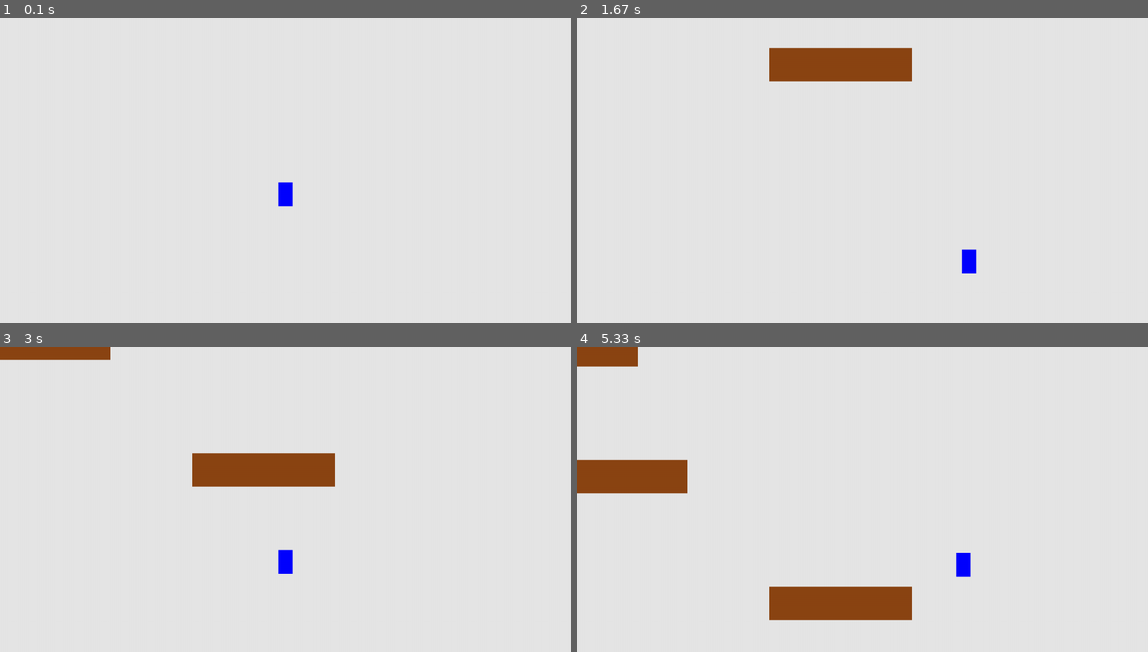
Above: before the commit, frames 1-4 (two rows, left to right).
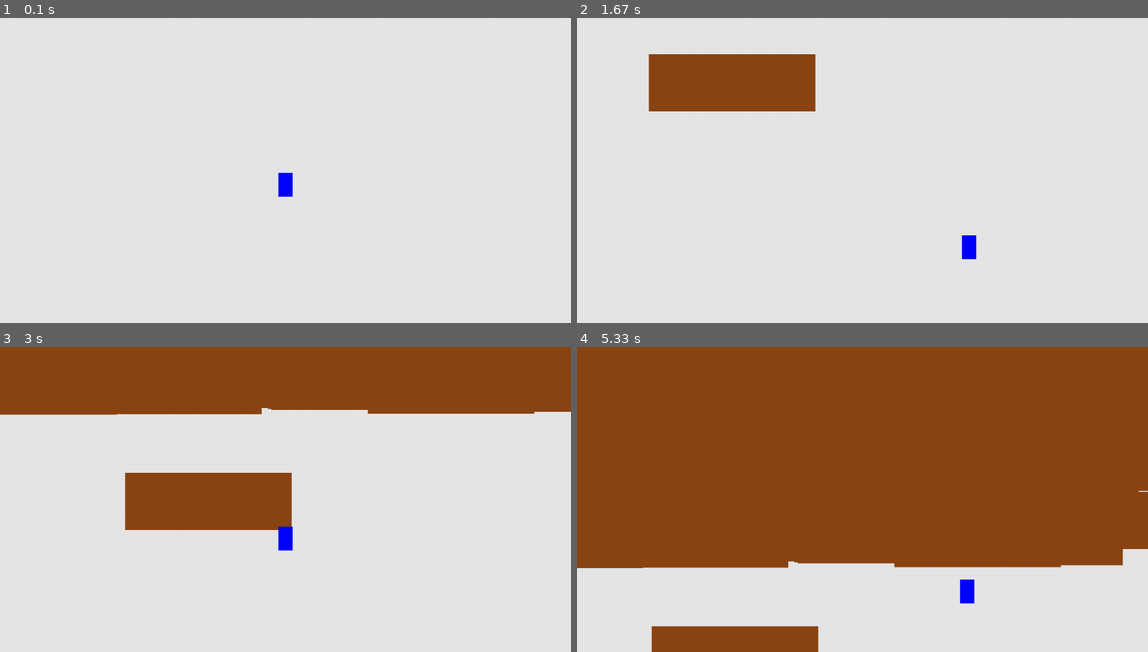
Above: after the commit, the same moments.

Repository: munxen/Python-Pygame
Game: pygame game, started from Coursider/Coursider.py
Two runs of this game, one before a commit and one after it. Both use one fixed random seed, a clock stepped at 60 frames per second and the inputs below.
Inputs:
- Up to frame 1 (0.1 s): no input
- Up to frame 2 (1.67 s): hold D 0.33-0.8 s; hold W 0.83-1.13 s; hold D 1.17-1.63 s
- Up to frame 3 (3 s): hold A 1.67-2.2 s; hold A 2.23-2.63 s; hold W from 2.67 s (still down)
- Up to frame 4 (5.33 s): release W at 3.03 s; hold D 3.07-3.7 s; hold A 3.73-4.2 s; hold D 4.23-4.7 s; hold W 4.73-5.03 s; hold D from 5.07 s (still down)

The runs differ from the first frame. In frame 1, 0.2% of the frame differs, in the area x 48-52%, y 50-62%; in frame 2, 7.1%; in frame 3, 28%; in frame 4, 75%, in the area x 0-100%, y 0-100%.

Commit message:
New functions, modification code

Diff:
--- a/Coursider/Coursider.py
+++ b/Coursider/Coursider.py
@@ -5,32 +5,25 @@
 from settings__ import Settings
 from player__ import Player
 from platform__ import Platform
+import game_func__ as gf
 
 def run_game():
 
     # Инициализирует pygame, settings  и объект экрана, название игры и time
-    pygame.init()
+    gf.inital_game()
     ai_settings = Settings()
     screen = pygame.display.set_mode ((ai_settings.screen_width,ai_settings.screen_height))
-    pygame.display.set_caption("Coursider")
     clock = pygame.time.Clock()
-
-    # Создание групп спрайтов
-    all_sprites_platform = pygame.sprite.Group()
-    all_sprites_player = pygame.sprite.Group()
 
     # Создание класса Player и добавление в общую группу
     player = Player(ai_settings.screen_width, ai_settings.screen_height,)
-    all_sprites_player.add(player)
+    ai_settings.player_sprites.add(player)
 
     # Создание класса Platform, списка с коллизиями для каждой платформы и добавление в общую группу
-    platform_list = []
-    platform = Platform(random.randrange(-100, 1200) , -100)
-    all_sprites_platform.add(platform)
-    platform_list.append(platform)
-
-    create = True #Рычаг создания новой платформы
-    platforms = 1 #Количество созданных платформ
+    platform = Platform(ai_settings.start_platform_hight,
+    ai_settings.start_platform_weight, ai_settings.speed_factor_platform)
+    ai_settings.platform_sprites.add(platform)
+    ai_settings.platform_list.append(platform)
 
     # Запуск основного цикла игры
     while True:
@@ -43,55 +36,44 @@
             if event.type == pygame.KEYDOWN:
                 if event.key == pygame.K_a:
                     player.go_left()
+                    platform.platform_go_right = True
                 if event.key == pygame.K_d:
                     player.go_right()
+                    platform.platform_go_left = True
                 if not player.jumping:
                     if event.key == pygame.K_w:
                         player.jumping = True
+                if event.key == pygame.K_SPACE and platform.platform_go_right == True:
+                    player.pull_left()
+                if event.key == pygame.K_SPACE and platform.platform_go_left == True:
+                    player.pull_right()
+
             if event.type == pygame.KEYUP:
                 if event.key == pygame.K_a and player.change_left < 0:
                     player.stop()
+                    platform.platform_go_right = False
                 if event.key == pygame.K_d and player.change_right > 0:
                     player.stop()
+                    platform.platform_go_left = False
+
         # Прыжок
         player.jump_on()
 
-        for p in platform_list:
-            """Коллизии"""
-            if pygame.sprite.spritecollide(player, all_sprites_platform, False):
-                #Коллизия справа
-                if player.rect.right >= p.rect.left and\
-                    player.rect.right <= p.rect.left + 10:
-                    player.rect.right = p.rect.left
 
-                #Коллизия слева
-                if player.rect.left <= p.rect.right and\
-                    player.rect.left >= p.rect.right - 10 :
-                    player.rect.left = p.rect.right
+        for p in ai_settings.platform_list:
 
-                #Коллизия игрока снизу
-                if player.rect.bottom >= platform.rect.top and\
-                    player.rect.bottom <= platform.rect.top + 50 :
-                    player.rect.bottom = p.rect.top
+            gf.pull_platform(platform.platform_go_left, p,
+            platform.platform_go_right, player.jump_count)
 
-                #Коллизия игрока сверху
-                elif player.rect.top <= p.rect.bottom and\
-                    player.rect.top >= p.rect.bottom - 50:
-                    player.rect.top = p.rect.bottom
+            gf.collizions_platform(p, player,
+            ai_settings.platform_sprites)
 
-        #Создание второй платформы
-        if p.rect.bottom > 200 and create == True:
-            platform = Platform(random.randrange(-100, 1200) , -100)
-            all_sprites_platform.add(platform)
-            platform_list.append(platform)
-            platforms += 1
-            if platforms > 2:
-                create = False
-
+            gf.create_platform(p, ai_settings.platform_sprites,
+            ai_settings.platform_list, ai_settings.speed_factor_platform, ai_settings.create_platform)
 
         # Обновлене спрайтов
-        all_sprites_player.update()
-        all_sprites_platform.update()
+        ai_settings.player_sprites.update()
+        ai_settings.platform_sprites.update()
 
         # Ограничение передвижения
         "Ограничение c экраном"
@@ -100,13 +82,14 @@
         if player.rect.left < ai_settings.screen_width / 4:
             player.rect.left = ai_settings.screen_width / 4
 
+
         """Рендеринг"""
         # При каждом проходе цикла перерисовывается экран
         screen.fill(ai_settings.bg_color)
 
         # Отрисовка спрайтов
-        all_sprites_platform.draw(screen)
-        all_sprites_player.draw(screen)
+        ai_settings.platform_sprites.draw(screen)
+        ai_settings.player_sprites.draw(screen)
 
         # FPS
         clock.tick(ai_settings.FPS)
--- a/Coursider/Detalies.py
+++ b/Coursider/Detalies.py
@@ -1,31 +1,9 @@
 #ЧЕРНОВИК\
-
-
-        # Столкновение с платформой
-        hits = pygame.sprite.spritecollide(player, all_sprites_platform, False)
-        if hits:
-            collizions = True
-        else:
-            collizions = False
-
-        "Коллизии c платформами"
-        if collizions == True:
-            #Коллизия справа
-            if player.rect.right >= platform.rect.left and\
-                player.rect.right <= platform.rect.left + 30:
-                player.rect.right = platform.rect.left
-                platform.platform_go_right = False
-            #Коллизия слева
-            if player.rect.left <= platform.rect.right and\
-                player.rect.left >= platform.rect.right - 30 :
-                player.rect.left = platform.rect.right
-                platform.platform_go_left = False
-            #Коллизия игрока снизу
-            if player.rect.bottom >= platform.rect.top and\
-                player.rect.bottom <= platform.rect.top + 50 :
-                player.rect.bottom = platform.rect.top
-
-            #Коллизия игрока снизу
-            elif player.rect.top <= platform.rect.bottom and\
-                player.rect.top >= platform.rect.bottom - 50 :
-                player.rect.top = platform.rect.bottom
+        #Создание второй платформы
+        if p.rect.bottom > 200 and platform.create_platform == True:
+            platform = Platform(random.randrange(-100, 1200) , -100, ai_settings.speed_factor_platform)
+            ai_settings.platform_sprites.add(platform)
+            ai_settings.platform_list.append(platform)
+            ai_settings.num_platforms += 1
+            if ai_settings.num_platforms > 2:
+                platform.create_platform = False
--- a/Coursider/Game docs/Develop.txt
+++ b/Coursider/Game docs/Develop.txt
@@ -2,8 +2,9 @@
 Part 1.
 + Создать спрайт прямоугольник Player.
 + Создать спрайт-площадь Surface.
-Протестировать Player на плоскости, создать все игровые возможности : Передвижение по оси x , прыжок, рывок, притяжение к плоскостям крюком.
-Полностью проработать управление игровым персонажем.
++ Протестировать Player на плоскости, создать все игровые возможности : +Передвижение по оси x , +прыжок, +рывок.
++ Полностью проработать управление игровым персонажем.
+- Оптимизировать код
 Проработать все изображение и визуализировать все действия персонажа.
 Part 2.
 Создать спрайт противника.
@@ -14,4 +15,4 @@
 Part 3.
 Создать игровое поле, сделать бесконечный цикл из блоков по которым игрок взбирается наверх.
 Расставить противников на плоскостях.
-Настроить камеру на следование за игроком.
++Настроить камеру на следование за игроком.
--- /dev/null
+++ b/Coursider/Game docs/problems.txt
@@ -0,0 +1 @@
+Исправить ошибку появления новых платформ, переработать механику
--- /dev/null
+++ b/Coursider/game_func__.py
@@ -0,0 +1,64 @@
+import pygame
+import random
+
+from platform__ import Platform
+
+
+def inital_game():
+    "Инициализация игры"
+    pygame.init()
+    pygame.display.set_caption("Coursider")
+
+def pull_platform(platform_go_left, p, platform_go_right, jump_count):
+        """Изменение расположения платформ при движении игрока"""
+            # Платформа летит влево/вправо
+        if platform_go_left == True:
+            p.rect.left -= 1
+            p.rect.right -= 1
+        if platform_go_right == True:
+            p.rect.left += 1
+            p.rect.right += 1
+            # Платформа падает/замедляется
+        if jump_count < 6 and jump_count > 0:
+            p.rect.y += 2
+        if jump_count < 0:
+            p.rect.y -= 1
+
+def collizions_platform(p, player, platform_sprites):
+    """Коллизии игрока и платформы"""
+    if pygame.sprite.spritecollide(player, platform_sprites, False):
+
+        #Коллизия справа
+        if player.rect.right >= p.rect.left and\
+            player.rect.right <= p.rect.left + 10:
+            player.rect.right = p.rect.left
+
+        #Коллизия слева
+        if player.rect.left <= p.rect.right and\
+            player.rect.left >= p.rect.right - 10 :
+            player.rect.left = p.rect.right
+
+        #Коллизия игрока снизу
+        if player.rect.bottom >= p.rect.top and\
+            player.rect.bottom <= p.rect.top + 10:
+            player.rect.bottom = p.rect.top
+
+        #Коллизия игрока сверху
+        elif player.rect.top <= p.rect.bottom and\
+            player.rect.top >= p.rect.bottom - 20:
+            player.rect.top = p.rect.bottom
+
+def create_platform(p, platform_sprites,
+platform_list, speed_factor_platform, create_platform):
+
+    """Создание платформ"""
+    if p.rect.bottom > 200 and create_platform == True:
+        platform = Platform(random.randrange(-100, 1200) , -100, speed_factor_platform)
+        platform_sprites.add(platform)
+        platform_list.append(platform)
+
+        if len(platform_list) > 2:
+            create_platform = False
+        return create_platform
+
+    print (create_platform)
--- a/Coursider/platform__.py
+++ b/Coursider/platform__.py
@@ -4,20 +4,22 @@
 
 class Platform(pygame.sprite.Sprite):
     """Инициализация платформы"""
-    def __init__(self, x_p, y_p):
+    def __init__(self, start_platform_hight, start_platform_weight, speed_platform):
         super().__init__()
-        self.x_p = x_p #Координата x появления платформы
-        self.y_p = y_p #Координата y появления платформы
-        self.image = pygame.Surface((300, 70))
+        self.start_platform_hight = start_platform_hight # Координата x появления платформы
+        self.start_platform_weight = start_platform_weight # Координата y появления платформы
+        self.speed_platform = speed_platform
+        self.image = pygame.Surface((350, 120))
         self.image.fill((139, 69, 19))
         self.rect = self.image.get_rect()
-        self.rect.center = (x_p, y_p)
-        self.speed_factor_platform = 2
-        self.platform_go_right = False #Рычаг ходьбы вправо
-        self.platform_go_left = False #Рычаг ходьбы влево
+        self.rect.center = (start_platform_hight, start_platform_weight)
+
+        self.platform_go_right = False # Рычаг передвижения платформ вправо
+        self.platform_go_left = False # Рычаг передвижения платформ влево
+        self.platform_down = False # Рычаг ускорения падения платформы
 
     def update(self):
         "Движение платформы"
-        self.rect.y += self.speed_factor_platform
+        self.rect.y += self.speed_platform
         if self.rect.top > 640 :
             self.rect.center = (random.randrange(-100, 1200) , -100)
--- a/Coursider/player__.py
+++ b/Coursider/player__.py
@@ -1,6 +1,4 @@
 import pygame
-
-import platform__
 
 class Player(pygame.sprite.Sprite):
 
@@ -24,6 +22,7 @@
         self.jumping = False #Проверка, находится ли игрок в прыжке
         self.jump_count = 6 #Коэффицент прыжка
 
+
     def update(self):
         """Управление игроком"""
         self.gravity() #устанавливаем гравитацию
@@ -34,7 +33,7 @@
     def gravity(self):
         """Гравитация игрока"""
         if self.change_y == 0:
-            self.change_y = 10
+            self.change_y = 6
         else:
             self.change_y += .95
         """Если уже на земле, ставим позицию y как 0"""
@@ -43,18 +42,15 @@
             self.rect.y = self.screen_height - self.rect.height
 
     def jump_on(self):
-        "Прыжок вверх"
+        "Прыжок"
         if self.jumping == True:
             if self.jump_count >= -6:
                 if self.jump_count > 0:
-                    self.change_y -= (self.jump_count ** 2) / 2
-                else:
-                    self.change_y += (self.jump_count ** 2) / 2
+                    self.change_y -= (self.jump_count ** 2) / 2 + 3
                 self.jump_count -= 0.2
-
-            else:
-                self.jumping = False
-                self.jump_count = 6
+                if self.jump_count < -6:
+                    self.jump_count = 6
+                    self.jumping = False
 
     def go_left(self):
         """Ходьба влево"""
@@ -66,9 +62,16 @@
         self.change_right = self.player_sreed_factor
         self.change_x = self.change_right
 
+    def pull_right(self):
+        """Рывок вправо"""
+        self.rect.x += 120
+
+    def pull_left(self):
+        """Рывок влево"""
+        self.rect.x -= 120
+
     def stop(self):
         """Игрок стоит"""
-        self.change_y = 0
         self.change_x = 0
         self.change_left = 0
         self.change_right = 0
--- a/Coursider/settings__.py
+++ b/Coursider/settings__.py
@@ -1,12 +1,35 @@
+import random
+
+import pygame
+
 class Settings():
     """Класс для хранения настроек игры Coursider"""
 
     def __init__(self):
         """Инициализирует настройки игры"""
-        #Параметры экрана
+        # Параметры экрана
         self.screen_width = 1200
         self.screen_height = 640
         self.bg_color = (230,230,230)
 
-        #Счётчик частоты кадров
+        # Счётчик частоты кадров
         self.FPS = 60
+
+        # Скорость движения платформ
+        self.speed_factor_platform = 2
+
+        # Координаты появления платформ
+        self.start_platform_hight = random.randrange(-100, 1200)
+        self.start_platform_weight = -100
+
+        # Количество создаваемых платформ
+        self.create_platform = True
+
+        # Список с платформами
+        self.platform_list = []
+
+        # Группа спрайтов с платформами
+        self.platform_sprites = pygame.sprite.Group()
+
+        # Группа спрайтов с игроком
+        self.player_sprites = pygame.sprite.Group()
